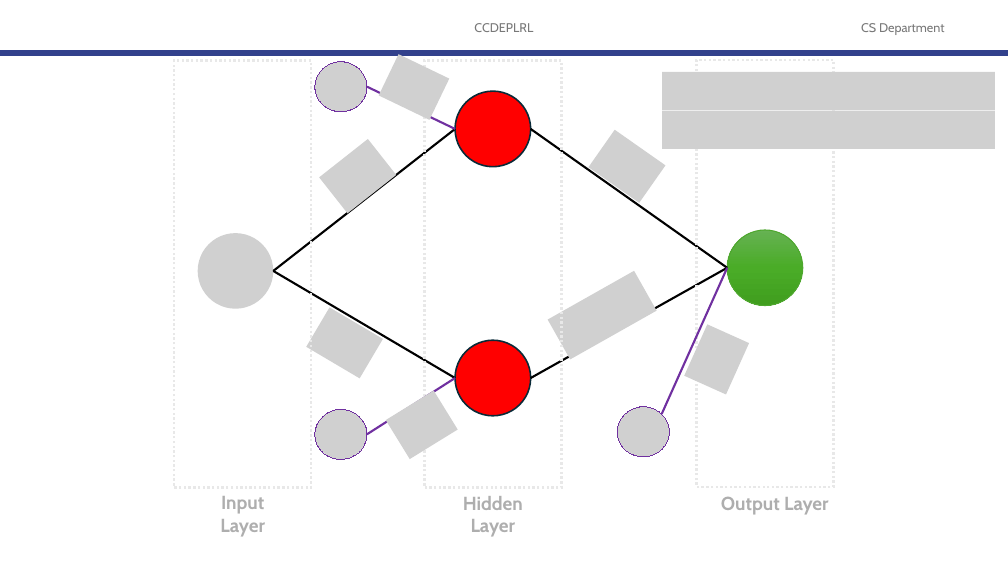
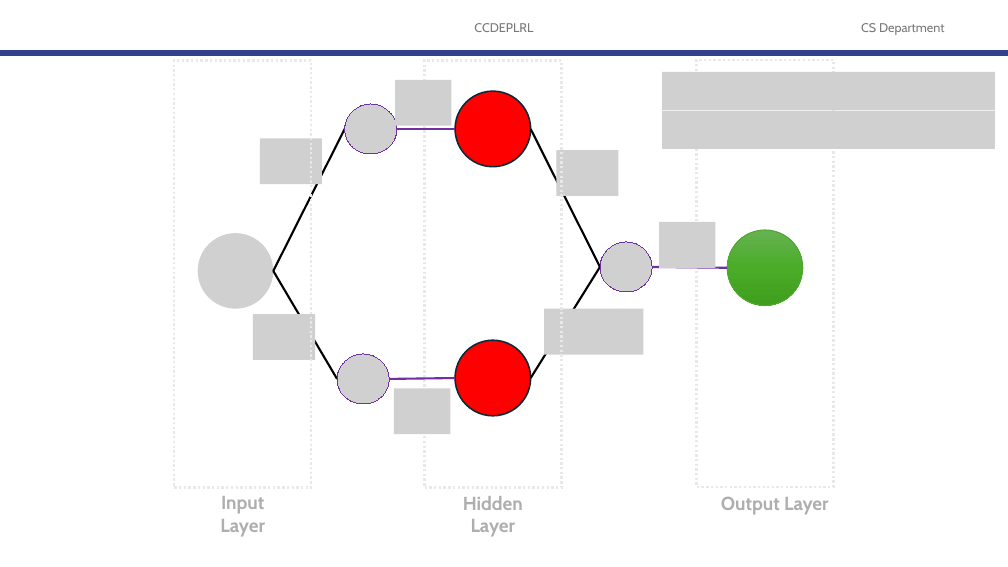
Before and after one commit to robitussin/CCDEPLRL, a slide deck: slide 10 of 2 - Training Neural Networks/Backpropagation/Backpropagation (new).pptx (slide 5 before the commit). Drawn at 1008x567 pixels with LibreOffice and Linux fonts; fonts in the diff are those of the drawing; grey boxes stand for pictures; background and template pictures are left out. Boxes give left, top, right and bottom in pixels: in the first picture for what was removed or moved away, otherwise in the second. Text is boxed around its words. In the diff, an @@ line names an element or a change of style, - is before the commit and + after.

Commit message:
Updated slides

```diff
--- a/2 - Training Neural Networks/Backpropagation/Backpropagation (new).pptx
+++ b/2 - Training Neural Networks/Backpropagation/Backpropagation (new).pptx
@@ picture removed at [315,62,367,112] @@
@@ picture at [395,80,452,126]: rotation 25 to 0 degrees @@
@@ picture added at [345,104,397,154] @@
@@ picture added at [260,138,322,185] @@
@@ line moved from (273, 271) - (455, 129) to (273, 271) - (345, 129) @@
@@ picture removed at [319,139,396,214] @@
@@ line moved from (367, 87) - (455, 129) to (397, 129) - (455, 129) @@
@@ line moved from (531, 129) - (727, 268) to (531, 129) - (600, 267) @@
@@ picture removed at [588,130,666,203] @@
@@ picture added at [557,150,619,196] @@
@@ picture added at [659,222,716,268] @@
@@ line moved from (531, 378) - (727, 268) to (531, 378) - (600, 267) @@
@@ picture added at [600,242,653,292] @@
@@ line moved from (662, 414) - (727, 268) to (653, 267) - (727, 268) @@
@@ line moved from (273, 271) - (455, 378) to (273, 271) - (337, 379) @@
@@ picture added at [253,315,315,361] @@
@@ picture removed at [306,307,383,379] @@
@@ picture at [544,309,644,355]: rotation 330 to 0 degrees @@
@@ picture removed at [685,324,750,395] @@
@@ picture added at [337,354,389,404] @@
@@ line moved from (367, 434) - (455, 378) to (389, 379) - (455, 378) @@
@@ picture at [394,389,451,435]: rotation 328 to 0 degrees @@
@@ picture removed at [315,409,367,459] @@
@@ picture removed at [617,407,669,457] @@
```
Also in this commit, not shown: 13 other slides changed, 53 slides added, 8 slides removed, 1 other file.
